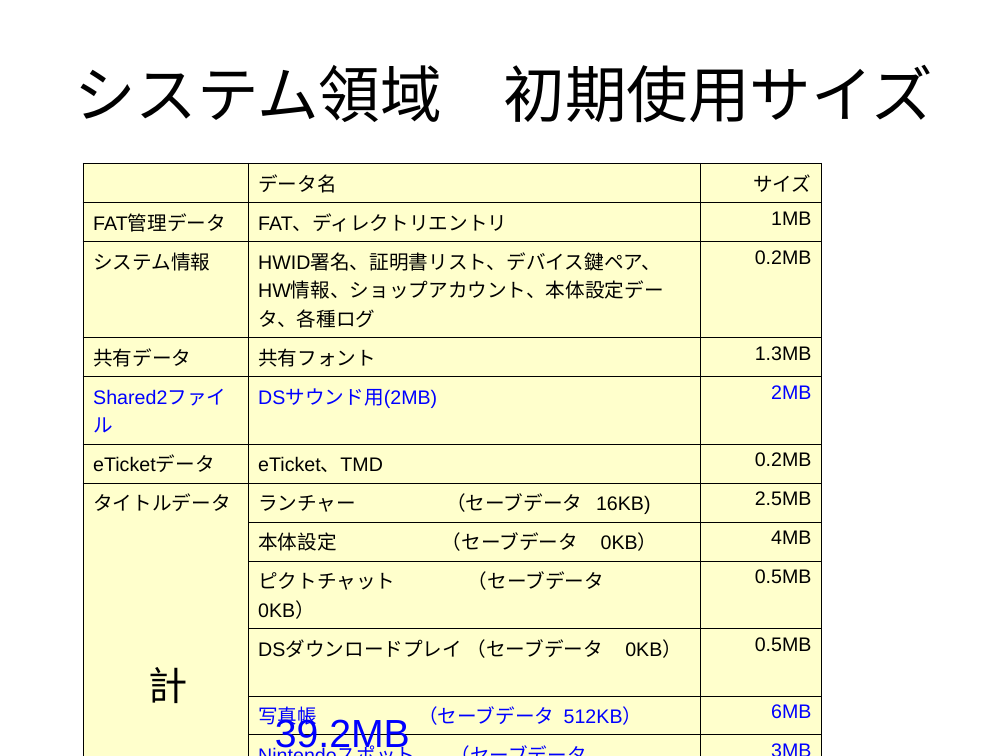
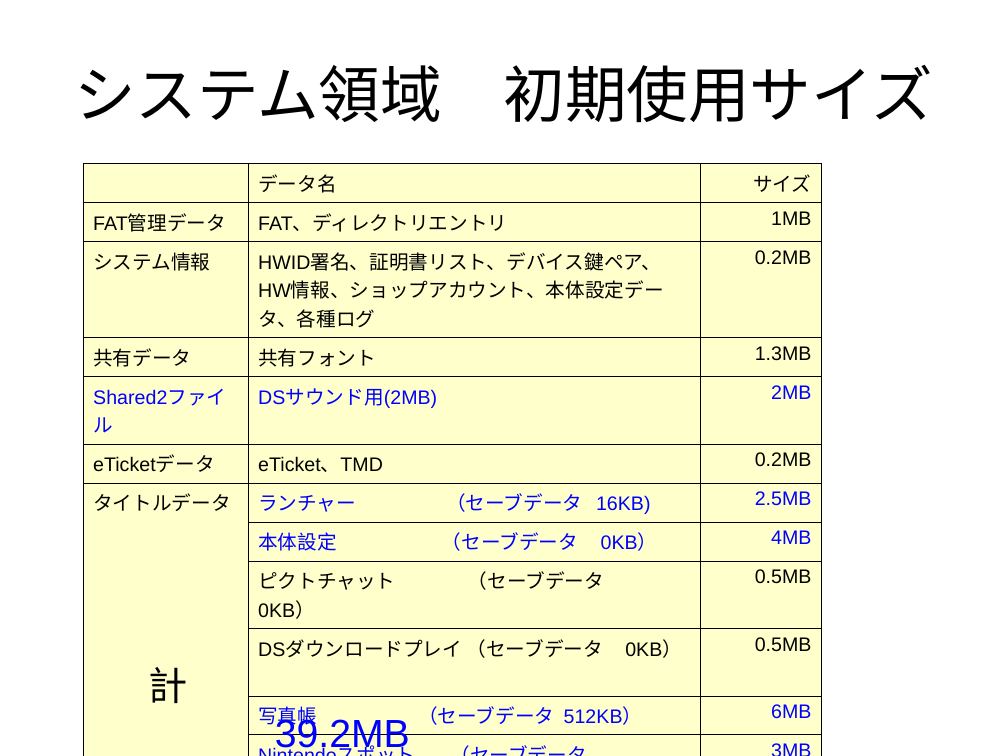
Before and after one commit to rvtr/TwlIPL, a slide deck: slide 5 of docs/NANDシステム領域.ppt. Drawn at 1008x756 pixels with LibreOffice and Linux fonts; fonts in the diff are those of the drawing. Boxes give left, top, right and bottom in pixels: in the first picture for what was removed or moved away, otherwise in the second. Text is boxed around its words. In the diff, an @@ line names an element or a change of style, - is before the commit and + after.

Commit message:
本体機能検討会での修正を反映

```diff
--- a/docs/NANDシステム領域.ppt
+++ b/docs/NANDシステム領域.ppt
@@ table at (84,163,822,733) @@
@@ text colour #000000 to #0000FF in "ランチャー （セーブデータ 16KB)", "2.5MB", "本体設定 （セーブデータ 0KB）", "4MB" @@
```
Also in this commit, not shown: 1 other slide changed.
